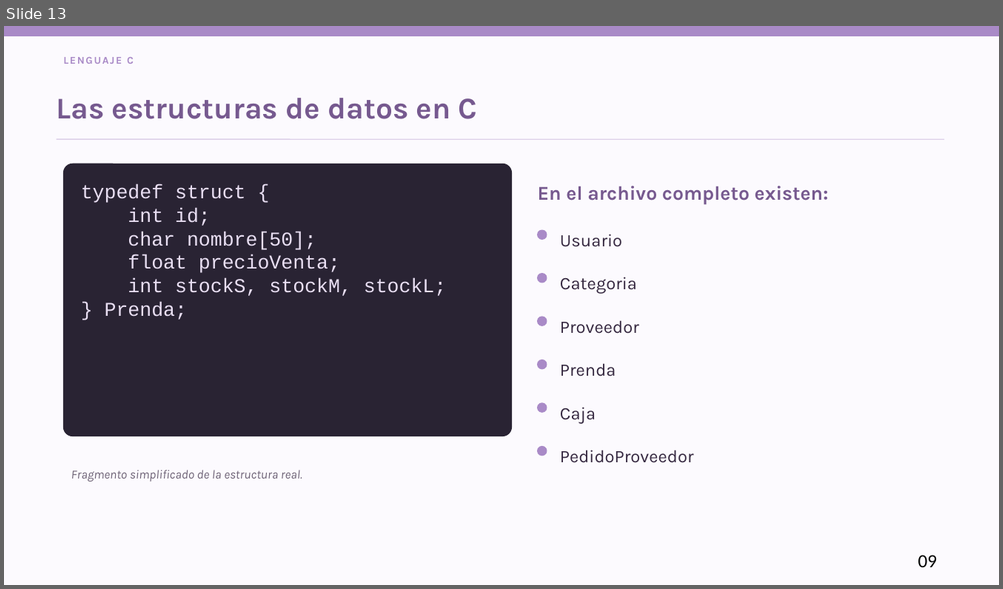
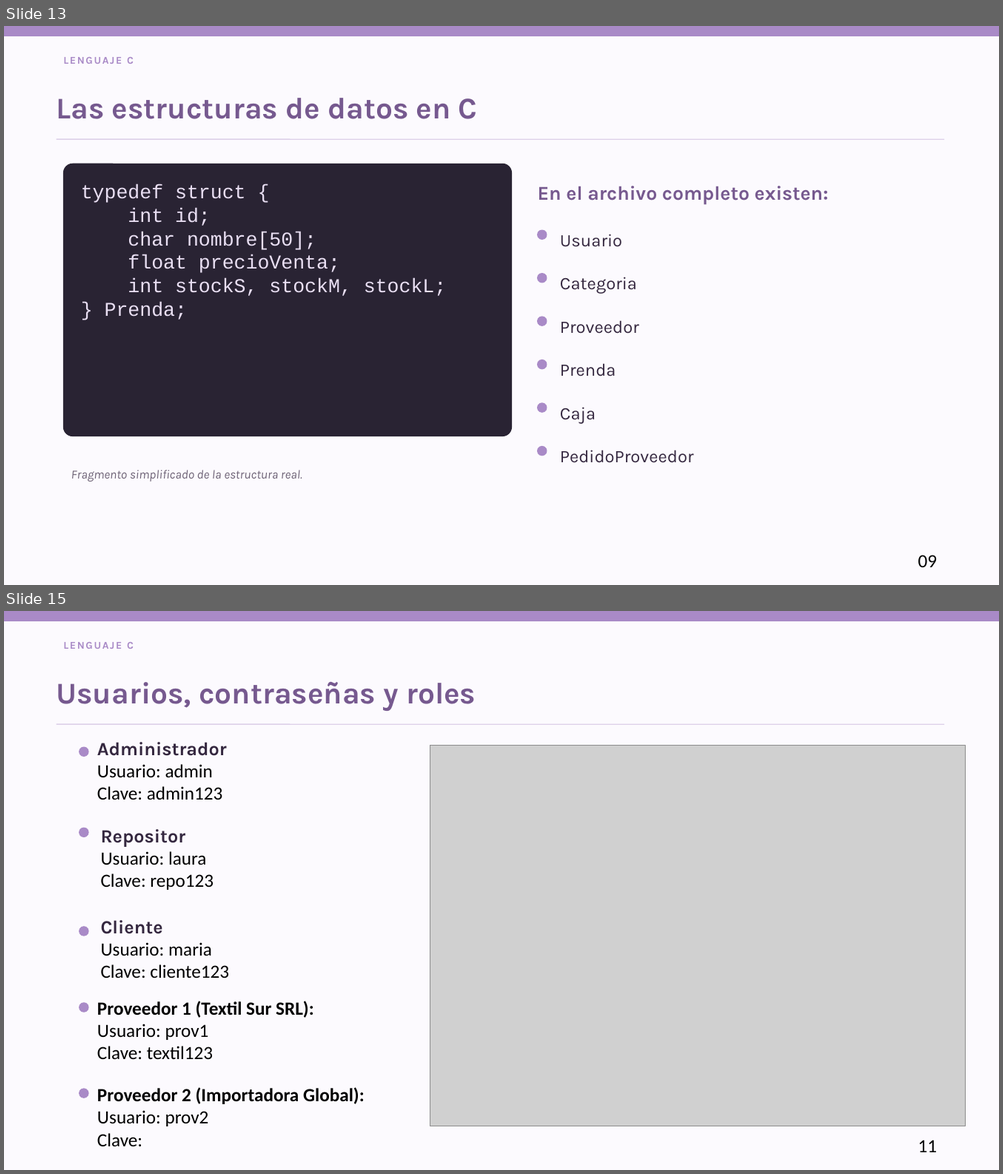
Before and after one commit to Daiiveliz/ProyectoIndumentariaPro, a slide deck: TIENDA_PRO_Presentacion_Equipo_y_GitHub.pptx. Shown one above the other, each under a label of ours: slide 13 before the commit, slides 13 and 15 after it; the slides between them are not shown. The pictures are 1003x589 and 1003x1174 pixels, drawn with LibreOffice and Linux fonts; fonts in the diff are those of the drawing; grey boxes stand for pictures. Boxes give left, top, right and bottom in pixels: in the first picture for what was removed or moved away, otherwise in the second. Text is boxed around its words. In the diff, an @@ line names an element or a change of style, - is before the commit and + after.

```diff
--- a/TIENDA_PRO_Presentacion_Equipo_y_GitHub.pptx
+++ b/TIENDA_PRO_Presentacion_Equipo_y_GitHub.pptx
@@ slide 15 added at <box>4,611,999,1170</box>, background #FCFAFE @@
@@ rectangle added at <box>4,611,999,621</box>, fill #A98AC7, outline #A98AC7 1 pt @@
@@ text added at <box>63,642,134,649</box>, 10 pt, text #A98AC7, bold @@
+LENGUAJE C
@@ text added at <box>57,682,475,711</box>, 29 pt, text #76598F, bold @@
+Usuarios, contraseñas y roles
@@ line added from (57, 724) to (944, 724), #DDD0E9 1 pt @@
@@ text added at <box>97,742,227,800</box>, 18 pt, text #000000 @@
+Administrador
+Usuario: admin
+Clave: admin123
@@ ellipse added at <box>79,748,88,757</box>, fill #A98AC7, outline #A98AC7 1 pt @@
@@ picture added at <box>430,745,965,1127</box> @@
@@ ellipse added at <box>79,828,88,837</box>, fill #A98AC7, outline #A98AC7 1 pt @@
@@ text added at <box>101,829,213,890</box>, 18 pt, text #000000 @@
+Repositor
+Usuario: laura
+Clave: repo123
@@ text added at <box>101,920,229,978</box>, 18 pt, text #000000 @@
+Cliente
+Usuario: maria
+Clave: cliente123
@@ ellipse added at <box>79,927,88,937</box>, fill #A98AC7, outline #A98AC7 1 pt @@
@@ ellipse added at <box>79,1003,88,1012</box>, fill #A98AC7, outline #A98AC7 1 pt @@
@@ text added at <box>97,1001,313,1060</box>, 18 pt, text #000000 @@
+Proveedor 1 (Textil Sur SRL):
+Usuario: prov1
+Clave: textil123
@@ ellipse added at <box>79,1089,88,1098</box>, fill #A98AC7, outline #A98AC7 1 pt @@
@@ text added at <box>97,1088,364,1147</box>, 18 pt, text #000000, bold @@
+Proveedor 2 (Importadora Global):
+Usuario: prov2
+Clave:
@@ text added at <box>918,1140,937,1153</box>, 18 pt, text #000000 @@
+11
```
Also in this commit, not shown: 3 slides changed, 2 other slides added, 2 slides removed.
